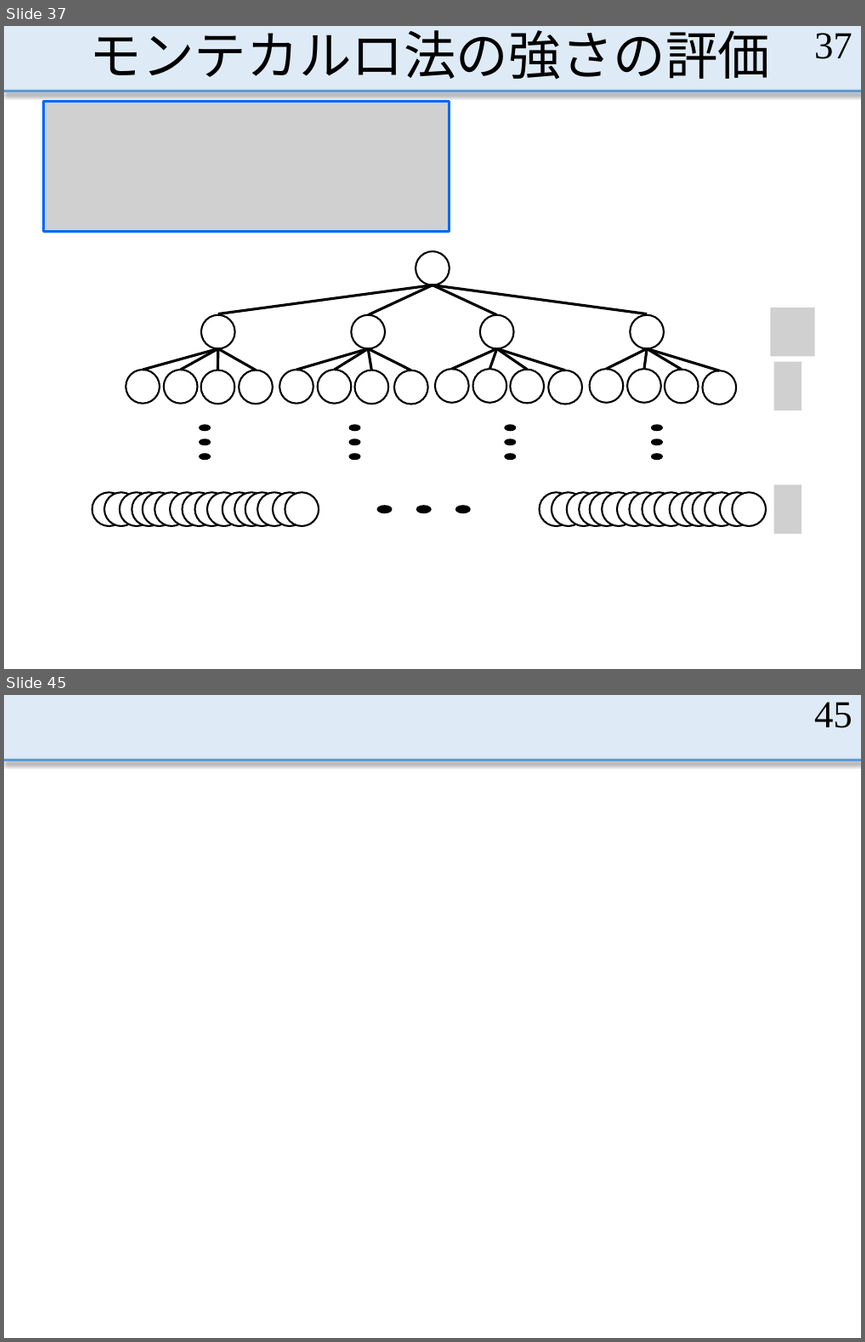
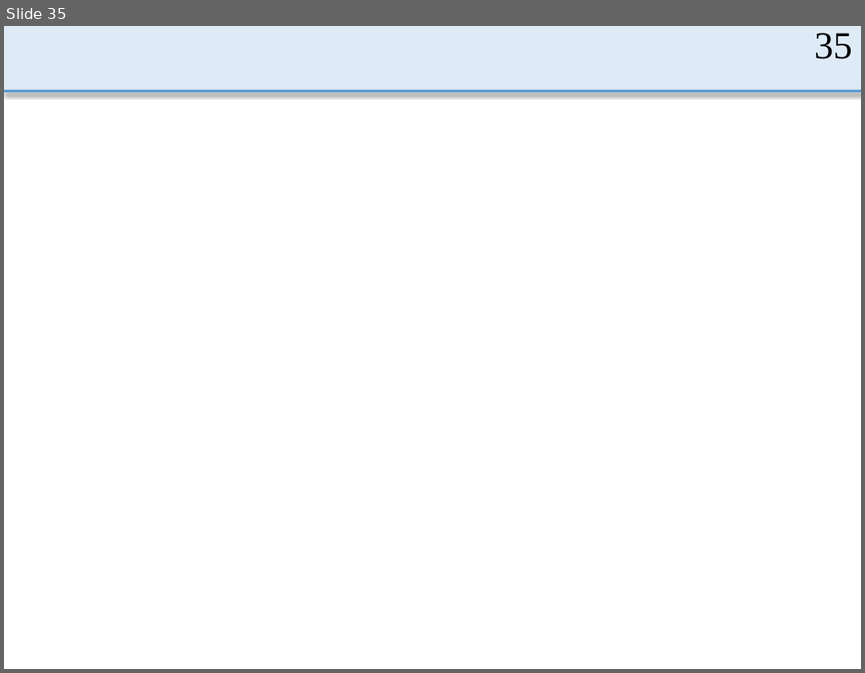
Before and after one commit to MasayaOda/SR, a slide deck: 190513oda.pptx. Shown one above the other, each under a label of ours: slides 37 and 45 before the commit, slide 35 after it; the slides between them are not shown. The pictures are 865x1342 and 865x673 pixels, drawn with LibreOffice and Linux fonts; fonts in the diff are those of the drawing; grey boxes stand for pictures. Boxes give left, top, right and bottom in pixels: in the first picture for what was removed or moved away, otherwise in the second. Text is boxed around its words. In the diff, an @@ line names an element or a change of style, - is before the commit and + after.

```diff
--- a/190513oda.pptx
+++ b/190513oda.pptx
@@ slide 37 removed at <box>4,26,861,669</box>, background #FFFFFF; not listed: 2 template elements that a slide beside it also shows @@
@@ title removed at <box>90,30,771,80</box> @@
-モンテカルロ法の強さの評価
@@ page number removed at <box>814,33,852,59</box> @@
-37
@@ picture removed at <box>43,102,449,231</box> @@
@@ group removed at <box>126,251,815,459</box>: 33 ellipses, 20 lines, 2 pictures @@
@@ group removed at <box>92,484,800,533</box>: 35 ellipses, 1 picture @@
@@ what was slide 45 is now slide 35 @@
@@ page number at <box>814,33,852,59</box>: text changed @@
-45
+35
```
Also in this commit, not shown: 12 slides changed, 12 slides added, 21 other slides removed.
